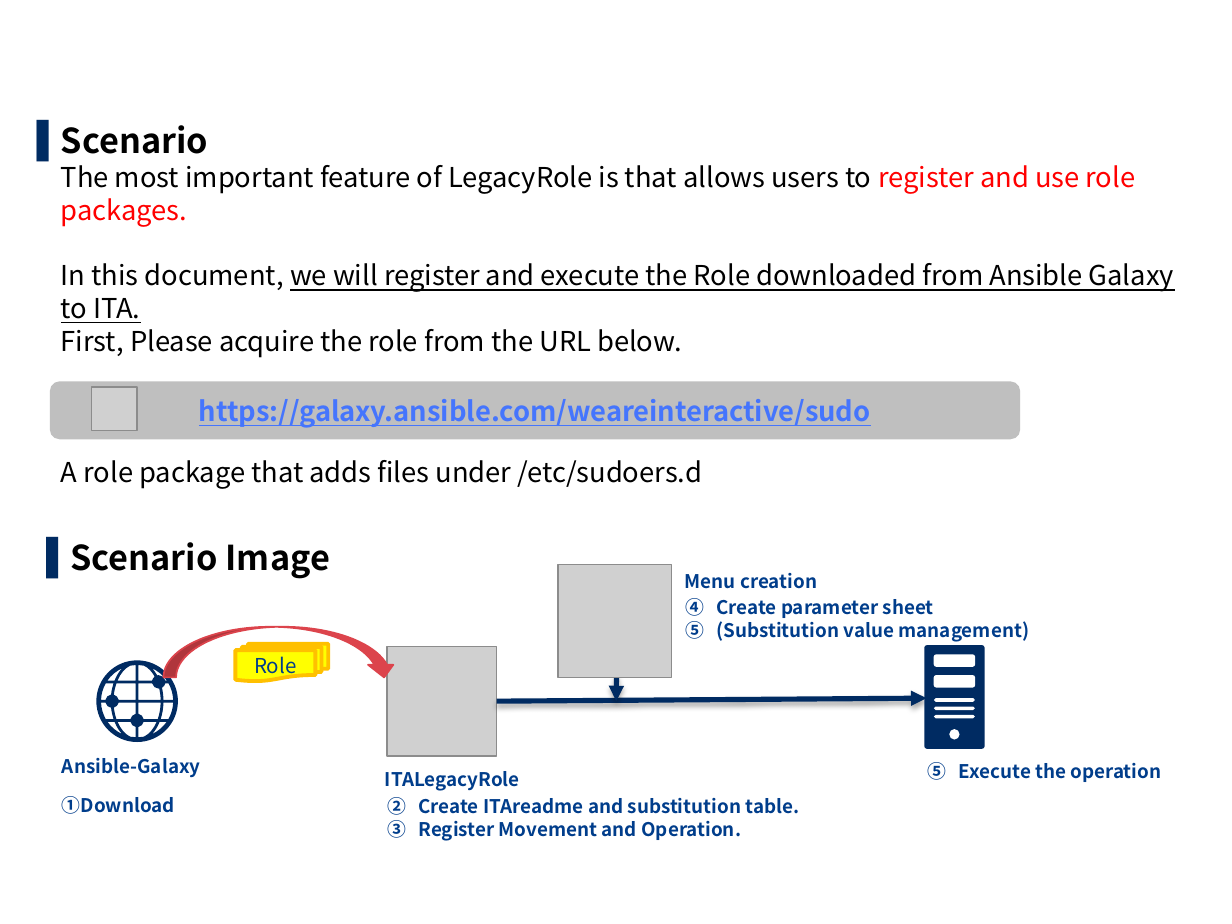
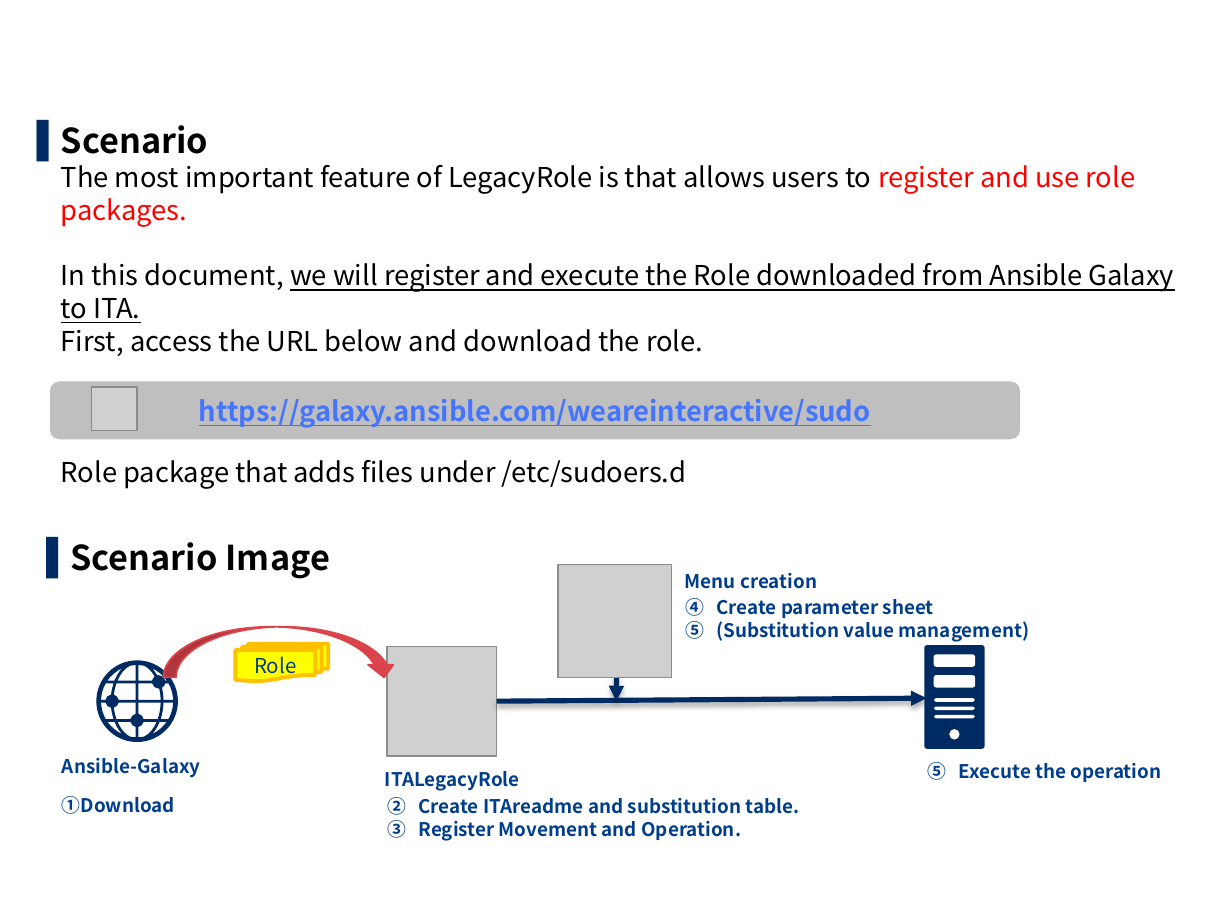
Before and after one commit to exastro-suite/it-automation-docs, a slide deck: slide 27 of asset/Learn/ITA-Ansible-Driver_en_practice.pptx. Drawn at 1232x924 pixels with LibreOffice and Linux fonts; fonts in the diff are those of the drawing; grey boxes stand for pictures; background and template pictures are left out. Boxes give left, top, right and bottom in pixels: in the first picture for what was removed or moved away, otherwise in the second. Text is boxed around its words. In the diff, an @@ line names an element or a change of style, - is before the commit and + after.

```diff
--- a/asset/Learn/ITA-Ansible-Driver_en_practice.pptx
+++ b/asset/Learn/ITA-Ansible-Driver_en_practice.pptx
@@ text at (61,125,1174,489): text changed @@
-▌ Scenario
-  The most important feature of LegacyRole is that allows users to register and use role packages.
-  In this document, we will register and execute the Role downloaded from Ansible Galaxy to ITA.
-  First, Please acquire the role from the URL below.
-  A role package that adds files under /etc/sudoers.d
+▌ Scenario
+  The most important feature of LegacyRole is that allows users to register and use role packages.
+  In this document, we will register and execute the Role downloaded from Ansible Galaxy to ITA.
+  First, access the URL below and download the role.
+  Role package that adds files under /etc/sudoers.d
```
Also in this commit, not shown: 30 other slides changed, 7 other files.
